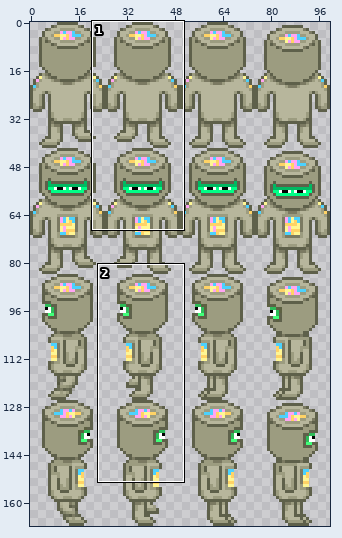
Two states of a sprite sheet, res/player.png. The first picture is a wide view before the edit; the outline marks the close-up.
Close-up. Before:
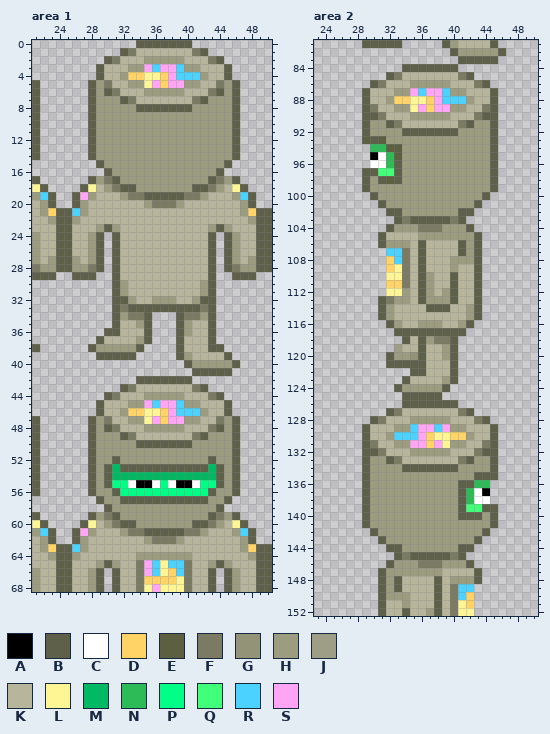
The file is 100x168 pixels. Pixels under 10% opacity are left out. Colours within 5 levels of each other are drawn and written as one. Shown: area 1: x 21..50, y 0..68; area 2: x 23..50, y 81..152.
Palette (. is transparent): A #000000  B #5e604a  C #ffffff  D #ffd366  E #5c6041  F #7b7a62  G #929377  H #9c9c80  J #9e9d86  K #b7b69c  L #fef694  M #00b962  N #2dbb58  P #00ff86  Q #41ff79  R #4bd2fe  S #ffa5f3
Pixels before, area 1, first column x 21:
 0 .............BBBBBBB..........
 1 ...........BFKKKKKKKFB........
 2 .........BFKKKHHHHHKKKFB......
 3 ........BKKKHHSRSSRHHKKKB.....
 4 ........BKKHDDLLDSRRRHKKB.....
 5 B......BHFKKHHLSDSSHHKKFHB....
 6 B......BHBFKKKHHHHHKKKFBHB....
 7 B......BHHHBFKKKKKKKFBHHHB....
 8 B......BHHHHHBBBBBBBHHHHHB....
 9 B......BHHHHHHHHHHHHHHHHHB....
10 B......BHHHHHHHHHHHHHHHHHB....
11 B......BHHHHHHHHHHHHHHHHHB....
12 B......BHHHHHHHHHHHHHHHHHB....
13 B......BHHHHHHHHHHHHHHHHHB....
14 B......BHHHHHHHHHHHHHHHHHB....
15 ........BHHHHHHHHHHHHHHHB.....
16 .........BHHHHHHHHHHHHHB......
17 B......BHFBHHHHHHHHHHHBFHB....
18 LB....BLKHFBBHHHHHHHBBFHKLB...
19 HRB..BSHKKKHFFBBBBBFFHKKKHRB..
20 KHB..BHKKKKKKKHFFFHKKKKKKKHB..
21 KHDBBRHKKKKKKKKKKKKKKKKKKKHDBB
22 KKHBBHKKKKKKKKKKKKKKKKKKKKKHBB
23 KKKBBKKKHBHKKKKKKKKKKKHBHKKKBB
24 HKKBBKKHB.BKKKKKKKKKKKB.BHKKBB
25 HKKBBKKHB.BKKKKKKKKKKKB.BHKKBB
26 HKKBBKKHB.BKKKKKKKKKKKB.BHKKBB
27 HKHBBHKHB.BKKKKKKKKKKKB.BHKHBB
28 FHHBBHHFB.BKKKKKKKKKKKB.BFHHBB
29 BBB..BBB..BKKKKKKKKKKKB..BBB..
30 ..........BHKKKKKKKKKHB.......
31 ..........BHKKKKKKKKKHB.......
32 ..........BBHKKHHHKKHBB.......
33 ..........BFBBBBBBBBBFB.......
34 ..........BHFFB...BFFHB.......
35 ..........BKKHB...BHKKB.......
36 .........BBKKKB...BHKKB.......
37 ........BKKKKHB...BKKKB.......
38 B......BHHHHHB....BKKKBB......
39 ........BBBBB.....BHKKKKB.....
40 ...................BHHHHHB....
41 ....................BBBBB.....
42 .............BBBBBBB..........
43 ...........BFKKKKKKKFB........
44 .........BFKKKHHHHHKKKFB......
45 ........BKKKHHSRSSRHHKKKB.....
46 ........BKKHDDLLDSRRRHKKB.....
47 B......BHFKKHHLSDSSHHKKFHB....
48 B......BHBFKKKHHHHHKKKFBHB....
49 B......BHHHBFKKKKKKKFBHHHB....
50 B......BHHHHHBBBBBBBHHHHHB....
51 B......BHHHHHHHHHHHHHHHHHB....
52 B......BHHBHHHHHHHHHHHBHHB....
53 B......BHBMBBBBBBBBBBBMBHB....
54 B......BHBMMMMMMMMMMMMMBHB....
55 B......BHBPPCAACPCAACPPBHB....
56 B......BHHBPPPPPPPPPPPBHHB....
57 ........BHHBBBBBBBBBBBHHB.....
58 .........BHHHHHHHHHHHHHB......
59 B......BHFBHHHHHHHHHHHBFHB....
60 LB....BLKHFBBHHHHHHHBBFHKLB...
61 HRB..BSHKKKHFFBBBBBFFHKKKHRB..
62 KHB..BHKKKKKKKHFFFHKKKKKKKHB..
63 KHDBBRHKKKKKKKKKKKKKKKKKKKHDBB
64 KKHBBHKKKKKKKHHHHHHHKKKKKKKHBB
65 KKKBBKKKHBHKKFSRLRRFKKHBHKKKBB
66 HKKBBKKHB.BKKFSRLDRFKKB.BHKKBB
67 HKKBBKKHB.BKKFDDDDLFKKB.BHKKBB
68 HKKBBKKHB.BKKFLSLLLFKKB.BHKKBB
Pixels before, area 2, first column x 29:
 81 BBBBB.....BHKKKKB.
 82 ...........BHHHHHB
 83 ............BBBBB.
 84 .....BBBBBBB......
 85 ...BFKKKKKKKFB....
 86 .BFKKKHHHHHKKKFB..
 87 BKKKHHSRSSRHHKKKB.
 88 BKKHDDLLDSRRRHKKB.
 89 BFKKHHLSDSSHHKKFB.
 90 BBFKKKHHHHHKKKFBB.
 91 BHHBFKKKKKKKFBHHB.
 92 BHHHHBBBBBBBHHHHB.
 93 EBEHHHHHHHHHHHHHB.
 94 .NNEEHHHHHHHHHHHB.
 95 .ACNEHHHHHHHHHHHB.
 96 .CCNBHHHHHHHHHHHB.
 97 BBQQBHHHHHHHHHHHB.
 98 BHBEBHHHHHHHHHHHB.
 99 BHHHHHHHHHHHHHHHB.
100 .BHHHHHHHHHHHHHB..
101 ..BHHHHHHHHHHHB...
102 ...BBHHHHHHHBB....
103 ....BFBBBBBFB.....
104 ...BHHHFFFHHHB....
105 ..BKKKKHHHHHHHB...
106 ..BHHHKBKKKKBHB...
107 ...RRFKBKKKKBHB...
108 ...DRFKBKKKHHHB...
109 ...DLFKBKKKHKKB...
110 ...LLFKBHKKBKKB...
111 ...DDFKBHKKBKKB...
112 ...LLHKBHKHBKKB...
113 ..BFHHKBHHHBKKB...
114 ..BHKKKKBBBKKHB...
115 ..BHKKKKKKKKKHB...
116 ...BHKKHHHKKHB....
117 ....BBBBBBBBB.....
118 .....BKBHFFB......
119 ....JKKBKKHB......
120 ...BHHGBKKHB......
121 ...BBBBBKKKB......
122 ......BBKKKB......
123 .....BKKKKHB......
124 ....BHHHHHB.......
125 .....BBBBB........
126 .....BBBBBBB......
127 ...BFKKKKKKKFB....
128 .BFKKKHHHHHKKKFB..
129 BKKKHHRSSRSHHKKKB.
130 BKKHRRRSDLLDDHKKB.
131 BFKKHHSSDSLHHKKFB.
132 BBFKKKHHHHHKKKFBB.
133 BHHBFKKKKKKKFBHHB.
134 BHHHHBBBBBBBHHHHB.
135 BHHHHHHHHHHHHHBBB.
136 BHHHHHHHHHHHBBNN..
137 BHHHHHHHHHHHBNCA..
138 BHHHHHHHHHHHBNCC..
139 BHHHHHHHHHHHBQQBB.
140 BHHHHHHHHHHHBBBHB.
141 BHHHHHHHHHHHHHHHB.
142 .BHHHHHHHHHHHHHB..
143 ..BHHHHHHHHHHHB...
144 ...BBHHHHHHHBB....
145 ....BFBBBBBFB.....
146 ...BHHHFFFHHHB....
147 ..BHHHHHHHKKKKB...
148 ..BHBKKKKBKHHHB...
149 ..BHBKKKKBKFRR....
150 ..BHHHKKKBKFRD....
151 ..BKKHKKKBKFLD....
152 ..BKKBKKHBKFLL....
And afterwards:
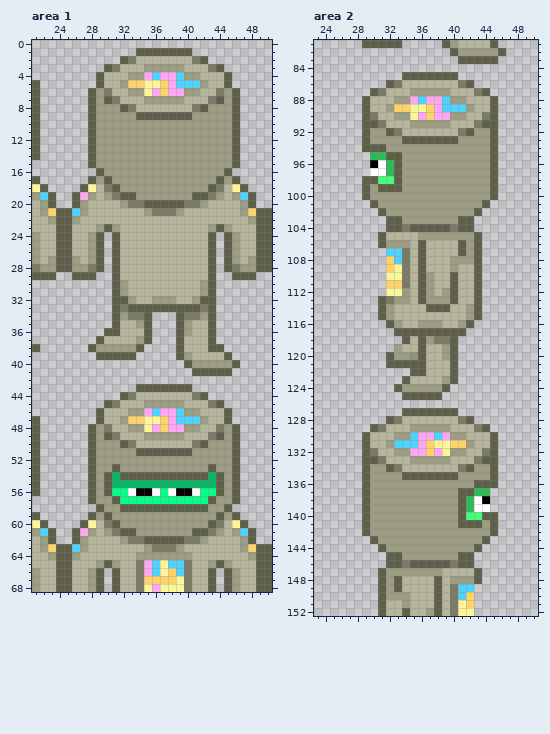
The author wrote: added slight nod when walking to player sprite
What changed:
Changed rows in their new state; - is an unchanged pixel.
Area 1:
first column x 28:
 0 ------.......------
 1 ----..BBBBBBB..----
 2 --..BF-KKKKK-FB..--
 3 -.BF-KKHHHHHKK-FB.-
 4 ----KHHSRS--HHK----
 5 .BK-HDD-L--RRRH-KB.
 6 --FK-HHLSDSSHH-KF--
 7 --BFKK-HHHHH-KKFB--
 8 ----BFKKKKKKKFB----
 9 ------BBBBBBB------
first column x 28:
15 BH---------------HB
16 -BH-------------HB-
17 --BH-----------HB--
18 --FBHH-------HHBF--
19 --HFBBHHHHHHHBBFH--
20 ----HFFBBBBBFFH----
21 -------HFFFH-------
first column x 28:
42 ------.......------
43 ----..BBBBBBB..----
44 --..BF-KKKKK-FB..--
45 -.BF-KKHHHHHKK-FB.-
46 ----KHHSRS--HHK----
47 .BK-HDD-L--RRRH-KB.
48 --FK-HHLSDSSHH-KF--
49 --BFKK-HHHHH-KKFB--
50 ----BFKKKKKKKFB----
51 ------BBBBBBB------
52 ---H-----------H---
53 --HBHHHHHHHHHHHBH--
54 ----BBBBBBBBBBB----
55 ---MMMMMMMMMMMMM---
56 --BP-CAAC-CAAC-PB--
57 BH-BPPPPPPPPPPPB-HB
58 -BH-BBBBBBBBBBB-HB-
59 --BH-----------HB--
60 --FBHH-------HHBF--
61 --HFBBHHHHHHHBBFH--
62 ----HFFBBBBBFFH----
63 -------HFFFH-------
Area 2:
first column x 29:
 84 -----.......-----
 85 ---..BBBBBBB..---
 86 -..BF-KKKKK-FB..-
 87 .BF-KKHHHHHKK-FB.
 88 ---KHHSRS--HHK---
 89 -K-HDD-L--RRRH-K-
 90 -FK-HHLSDSSHH-KF-
 91 -BFKK-HHHHH-KKFB-
 92 ---BFKKKKKKKFB---
 93 BHH--BBBBBBB-----
 94 EBEHH------------
 95 -NNE-------------
 96 -A--E------------
 97 .CCN-------------
 98 -BQQ-------------
 99 --BEB------------
100 BH-------------HB
101 -BH-----------HB-
102 --BHH-------HHB--
103 ---B-HHHHHHH-B---
104 ----BFBBBBBFB----
first column x 29:
126 -----.......-----
127 ---..BBBBBBB..---
128 -..BF-KKKKK-FB..-
129 .BF-KKHHHHHKK-FB.
130 ---KHH--SRSHHK---
131 -K-HRRR--L-DDH-K-
132 -FK-HHSSDSLHH-KF-
133 -BFKK-HHHHH-KKFB-
134 ---BFKKKKKKKFB---
135 -----BBBBBBB--HH-
136 ------------HHBBB
137 -------------BNN-
138 ---------------A-
139 -------------NCC.
140 -------------QQB-
141 ------------BBB--
142 BH-------------HB
143 -BH-----------HB-
144 --BHH-------HHB--
145 ---B-HHHHHHH-B---
146 ----BFBBBBBFB----
Pixel boxes of the changes (left, top, right, bottom) in both close-ups:
changed: (88, 40, 240, 120)
changed: (88, 160, 240, 216)
changed: (88, 376, 240, 552)
changed: (362, 64, 498, 232)
changed: (362, 400, 498, 568)
